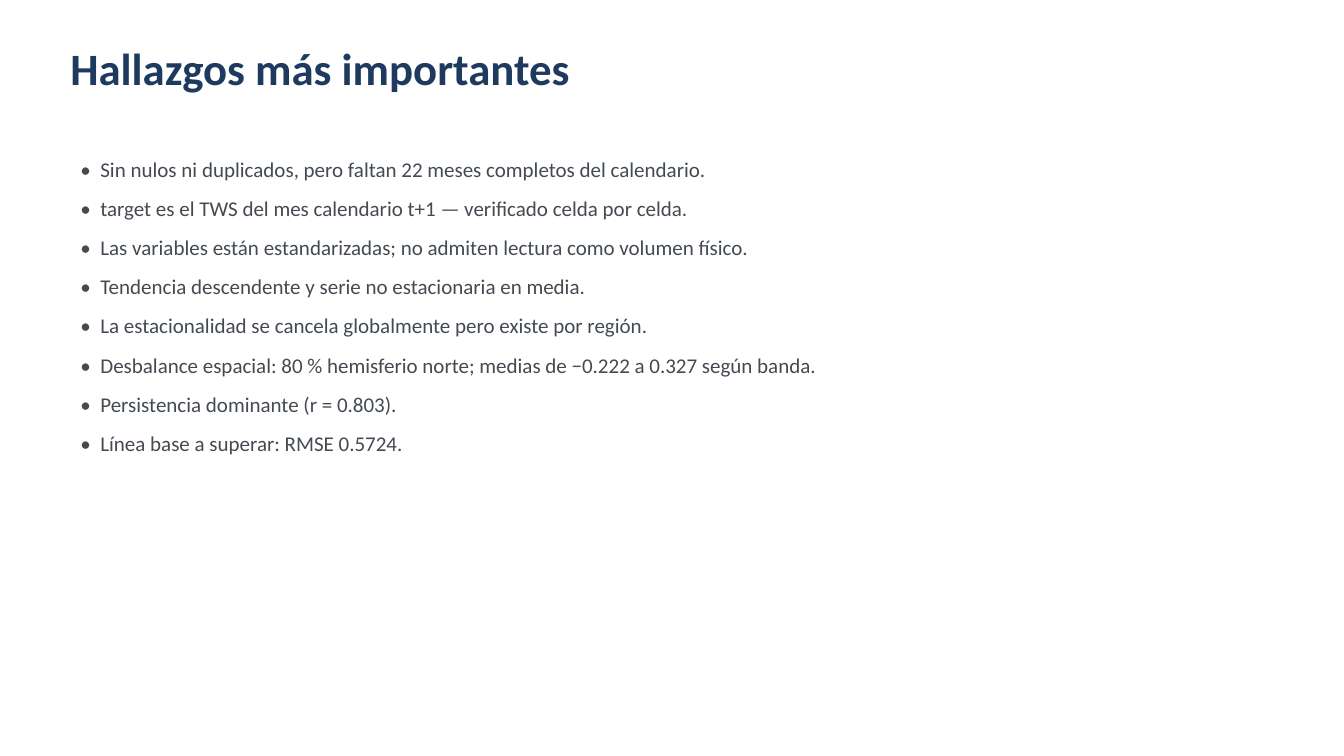
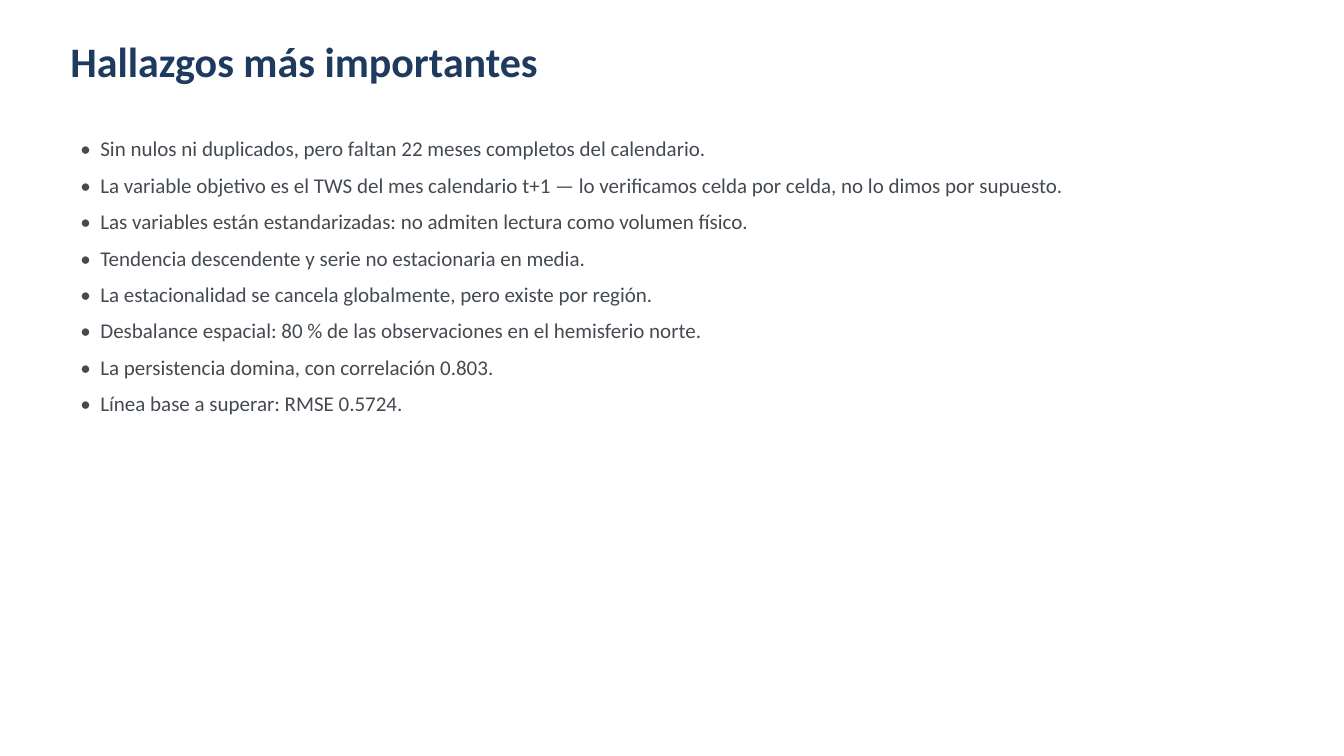
Before and after one commit to Javiervalladares1/Proyecto2Datos, a slide deck: slide 15 of docs/Proyecto2_Presentacion.pptx (slide 9 before the commit). Drawn at 1344x756 pixels with LibreOffice and Linux fonts; fonts in the diff are those of the drawing. Boxes give left, top, right and bottom in pixels: in the first picture for what was removed or moved away, otherwise in the second. Text is boxed around its words. In the diff, an @@ line names an element or a change of style, - is before the commit and + after.

```diff
--- a/docs/Proyecto2_Presentacion.pptx
+++ b/docs/Proyecto2_Presentacion.pptx
@@ text "Hallazgos más importantes" at <box>70,47,538,84</box>: size 32 to 30 pt @@
@@ text "• Sin nulos ni duplicados, ...": place and size @@
-text "• Sin nulos ni duplicados, ..." at <box>100,162,815,455</box>
+text "• Sin nulos ni duplicados, ..." at <box>100,141,1062,415</box>
@@ text at <box>100,141,706,415</box>: less space between paragraphs @@
@@ text at <box>100,178,1062,229</box>: text changed @@
-• target es el TWS del mes calendario t+1 — verificado celda por celda.
-• Las variables están estandarizadas; no admiten lectura como volumen físico.
+• La variable objetivo es el TWS del mes calendario t+1 — lo verificamos celda por celda, no lo dimos por supuesto.
+• Las variables están estandarizadas: no admiten lectura como volumen físico.
@@ text at <box>100,287,701,379</box>: text changed @@
-• La estacionalidad se cancela globalmente pero existe por región.
-• Desbalance espacial: 80 % hemisferio norte; medias de −0.222 a 0.327 según banda.
-• Persistencia dominante (r = 0.803).
+• La estacionalidad se cancela globalmente, pero existe por región.
+• Desbalance espacial: 80 % de las observaciones en el hemisferio norte.
+• La persistencia domina, con correlación 0.803.
```
Also in this commit, not shown: 8 other slides changed, 6 slides added.
